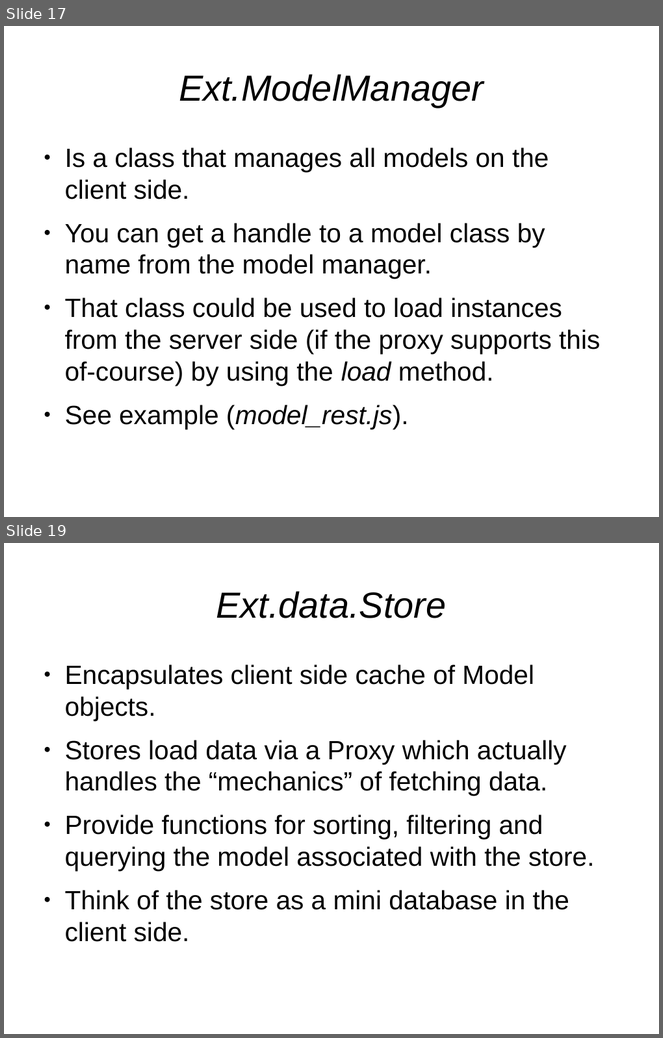
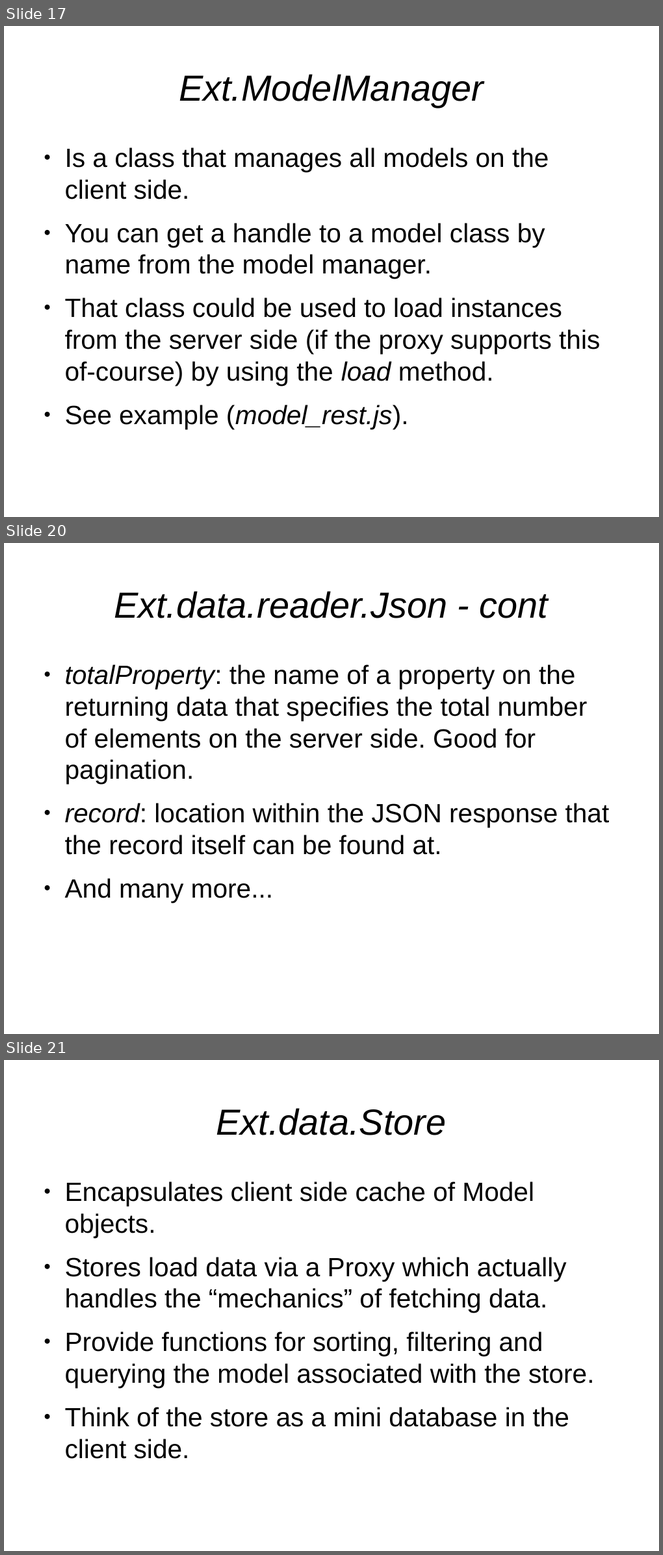
Before and after one commit to veltzer/demos, a slide deck: javascript/extjs/doc/extjs_data.odp. Shown one above the other, each under a label of ours: slides 17 and 19 before the commit, slides 17, 20 and 21 after it; the slides between them are not shown. The pictures are 663x1038 and 663x1555 pixels, drawn with LibreOffice and Linux fonts; fonts in the diff are those of the drawing. Boxes give left, top, right and bottom in pixels: in the first picture for what was removed or moved away, otherwise in the second. Text is boxed around its words. In the diff, an @@ line names an element or a change of style, - is before the commit and + after.

```diff
--- a/javascript/extjs/doc/extjs_data.odp
+++ b/javascript/extjs/doc/extjs_data.odp
@@ slide 20 added at [4, 543, 659, 1034], background #FFFFFF @@
@@ title added at [114, 591, 549, 618], 44 pt, text #000000, italic @@
+Ext.data.reader.Json - cont
@@ text added at [65, 665, 610, 902], 32 pt, text #000000 @@
+● totalProperty: the name of a property on the returning data that specifies the total number of elements on the server side. Good for pagination.
+● record: location within the JSON response that the record itself can be found at.
+● And many more...
@@ what was slide 19 is now slide 21 @@
```
Also in this commit, not shown: 1 slide changed, 5 other slides added, 5 other files.
